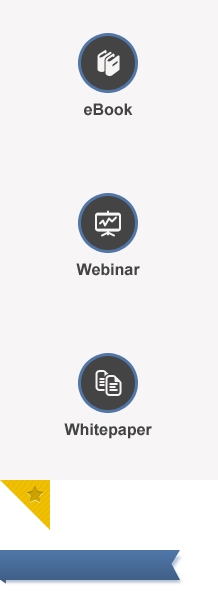
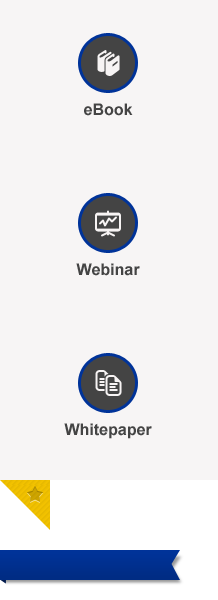
The second 218 x 600 image is a revision of the first. Changes to its layers:
added group "ribbon" (1st of 3, in "faixa") with 3 layers in group "faixa" over (0, 550, 183, 585)
added layer "ribbon" (2nd of 3, in "faixa" › "ribbon") in group "ribbon" over (0, 550, 180, 580)
added layer "ribbon copy" (40%) in group "ribbon" over (6, 553, 183, 585)
added layer "ribbon" (3rd of 3, in "faixa" › "ribbon") in group "ribbon" over (0, 579, 6, 584)
hid "faixa" (2nd of 2, in "faixa") over (0, 550, 183, 585)
